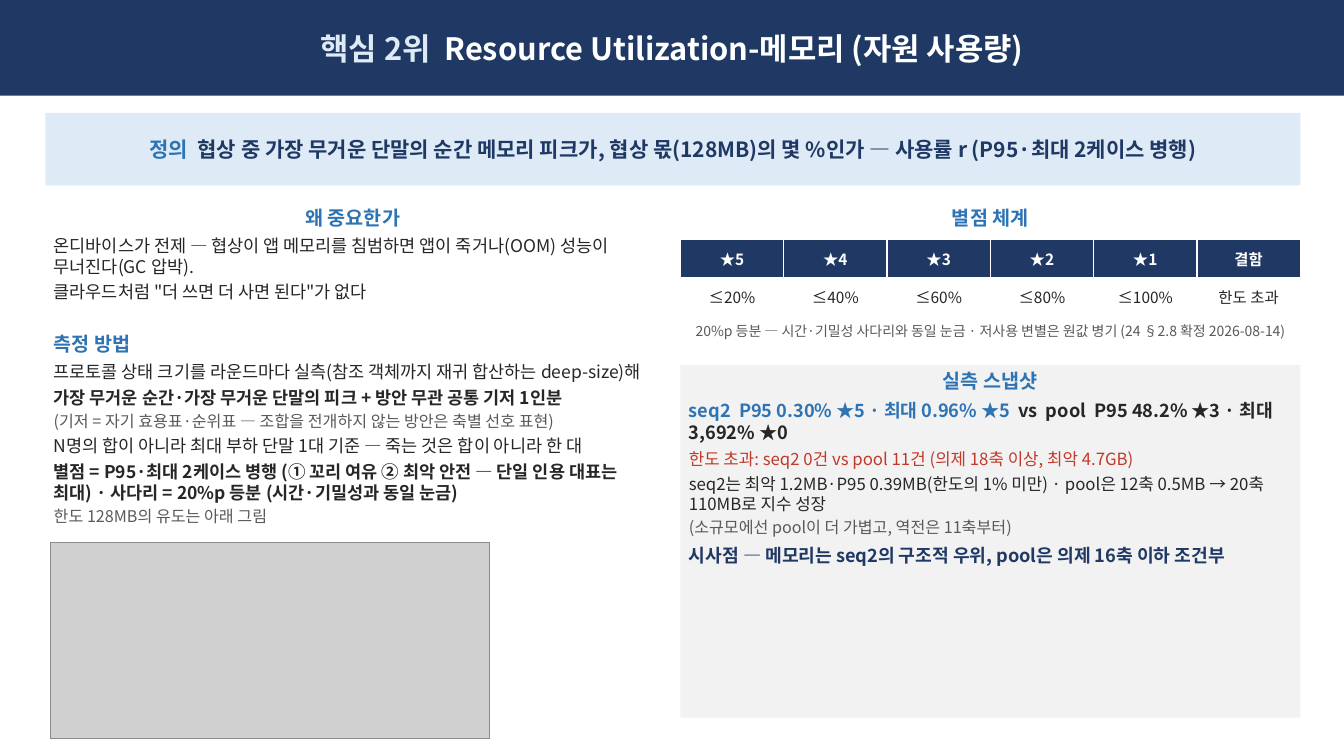
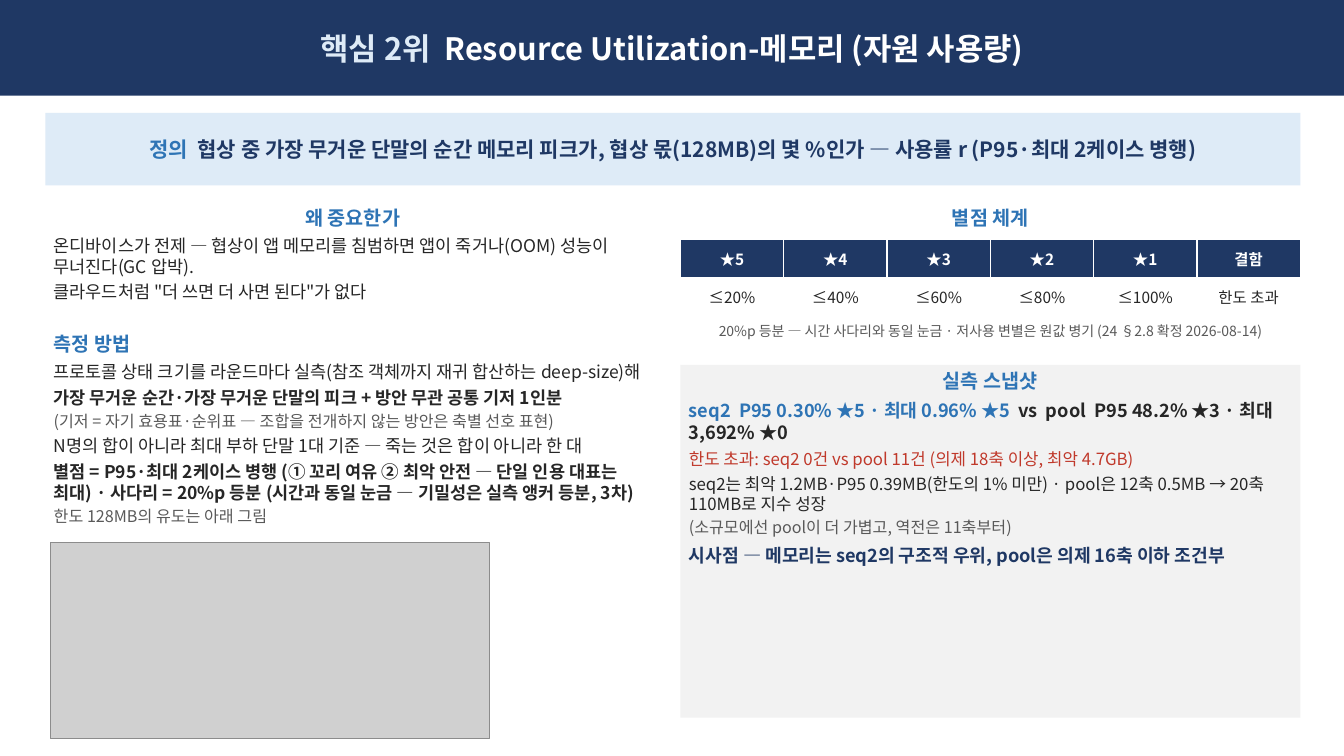
Before and after one commit to Sunwoo-Nam/architect-teamproject, a slide deck: slide 4 of docs/changbae/61-핵심QA-5종-임원-브리핑.pptx. Drawn at 1344x756 pixels with LibreOffice and Linux fonts; fonts in the diff are those of the drawing; grey boxes stand for pictures. Boxes give left, top, right and bottom in pixels: in the first picture for what was removed or moved away, otherwise in the second. Text is boxed around its words. In the diff, an @@ line names an element or a change of style, - is before the commit and + after.

```diff
--- a/docs/changbae/61-핵심QA-5종-임원-브리핑.pptx
+++ b/docs/changbae/61-핵심QA-5종-임원-브리핑.pptx
@@ text at bbox=[719, 324, 1262, 339]: text changed @@
-20%p 등분 — 시간·기밀성 사다리와 동일 눈금 · 저사용 변별은 원값 병기 (24 §2.8 확정 2026-08-14)
+20%p 등분 — 시간 사다리와 동일 눈금 · 저사용 변별은 원값 병기 (24 §2.8 확정 2026-08-14)
@@ text at bbox=[54, 463, 634, 503]: text changed @@
-별점 = P95·최대 2케이스 병행 (① 꼬리 여유 ② 최악 안전 — 단일 인용 대표는 최대) · 사다리 = 20%p 등분 (시간·기밀성과 동일 눈금)
+별점 = P95·최대 2케이스 병행 (① 꼬리 여유 ② 최악 안전 — 단일 인용 대표는 최대) · 사다리 = 20%p 등분 (시간과 동일 눈금 — 기밀성은 실측 앵커 등분, 3차)
```
Also in this commit, not shown: 2 other slides changed, 10 other files.
